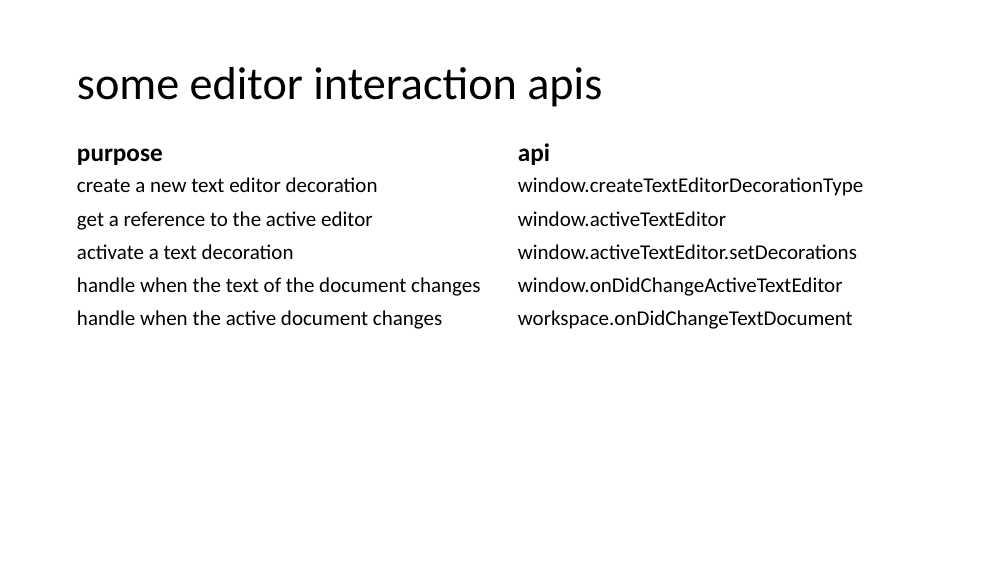
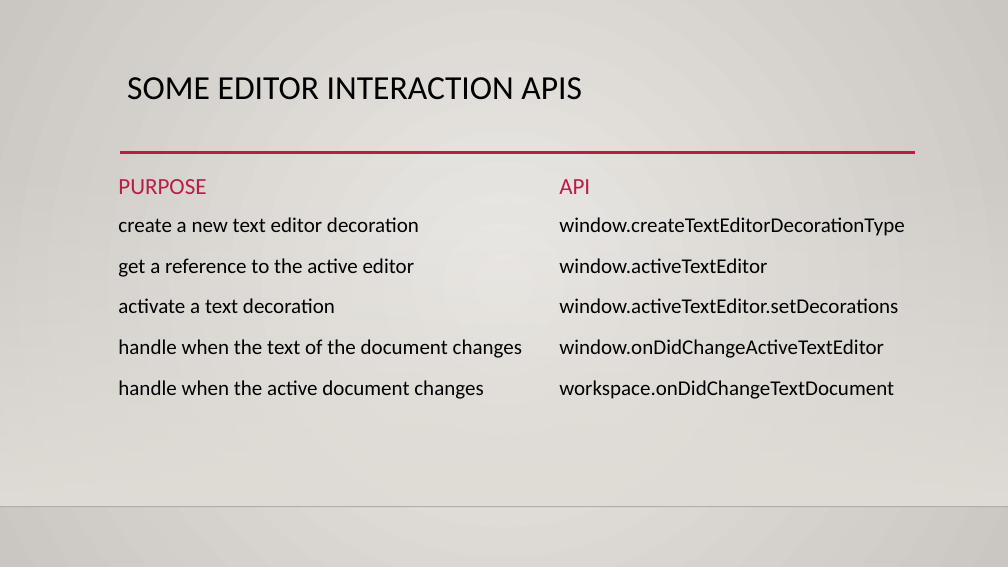
Before and after one commit to bradygaster-zz/extending-vscode-talk, a slide deck: slide 19 of extending-vs-code.pptx (slide 21 before the commit). Drawn at 1008x567 pixels with LibreOffice and Linux fonts; fonts in the diff are those of the drawing; background and template pictures are left out. Boxes give left, top, right and bottom in pixels: in the first picture for what was removed or moved away, otherwise in the second. Text is boxed around its words. In the diff, an @@ line names an element or a change of style, - is before the commit and + after.

```diff
--- a/extending-vs-code.pptx
+++ b/extending-vs-code.pptx
@@ background #FFFFFF to gradient #ECEAE7 to #CAC7C1 @@
@@ title "SOME EDITOR INTERACTION APIS" at <box>127,77,582,100</box>: vertical alignment middle to top @@
@@ title at <box>127,77,582,100</box>: text changed; size 44 to 32 pt @@
-some editor interaction apis
+SOME EDITOR INTERACTION APIS
@@ rectangle added at <box>0,167,1008,507</box>, fill gradient #DFDBD5 @@
@@ text at <box>118,179,206,194</box>: text changed; size 24 to 22 pt; text colour #000000 to #B71E42; bold off @@
-purpose
+PURPOSE
@@ line added from (120, 153) to (915, 153), #B71E42 2.5 pt @@
@@ text at <box>559,179,590,194</box>: text changed; size 24 to 22 pt; text colour #000000 to #B71E42; bold off @@
-api
+API
@@ text "create a new text editor ...": place and size @@
-text "create a new text editor ..." at <box>77,177,480,329</box>
+text "create a new text editor ..." at <box>118,217,522,399</box>
@@ text "create a new text editor ..." at <box>118,217,522,399</box>: line spacing 0.9 to 1.2 @@
@@ text "window.createTextEditorDecorationType": place and size @@
-text "window.createTextEditorDecorationType" at <box>518,177,864,329</box>
+text "window.createTextEditorDecorationType" at <box>559,217,905,399</box>
@@ text "window.createTextEditorDecorationType" at <box>559,217,905,399</box>: line spacing 0.9 to 1.2 @@
@@ line added from (0, 507) to (1008, 507), #000001 1 pt @@
```
Also in this commit, not shown: 26 other slides changed, 1 slide added, 4 slides removed, 2 other files.
